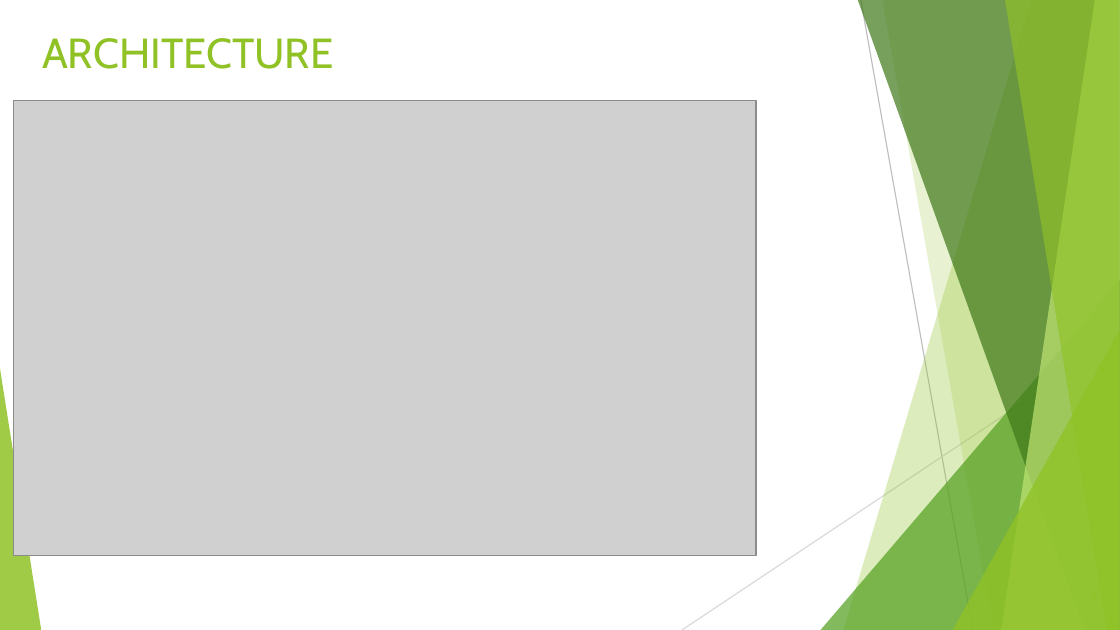
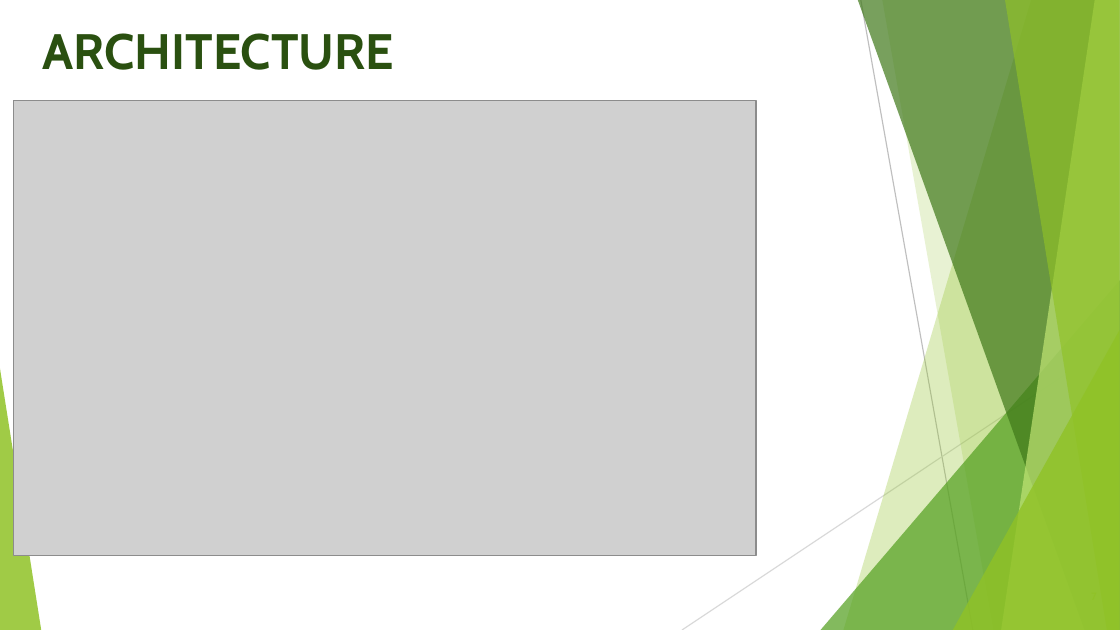
Before and after one commit to AthulRajuGit/2021_IBM_Code_Challenge_Greeenhouse_Monitoring_System, a slide deck: slide 7 of PRESENTATION/IBM PPT (1).pptx. Drawn at 1120x630 pixels with LibreOffice and Linux fonts; fonts in the diff are those of the drawing; grey boxes stand for pictures. Boxes give left, top, right and bottom in pixels: in the first picture for what was removed or moved away, otherwise in the second. Text is boxed around its words. In the diff, an @@ line names an element or a change of style, - is before the commit and + after.

```diff
--- a/PRESENTATION/IBM PPT (1).pptx
+++ b/PRESENTATION/IBM PPT (1).pptx
@@ title "ARCHITECTURE" at [42, 33, 394, 70]: size 27 to 32 pt, text colour #90C226 to #2A5010, bold on @@
```
Also in this commit, not shown: 9 other slides changed.
